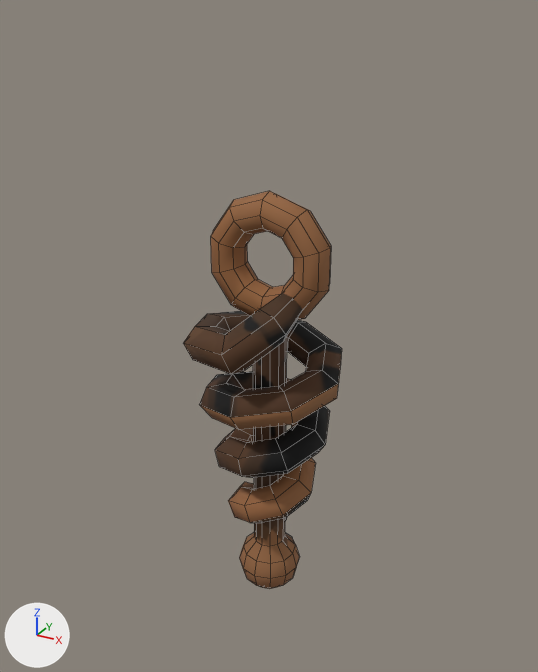
The FBX model MegaPouleUnity/Assets/Models/Ennemis/Debris_Ressort.FBX: old version first, new version second.
Before and after are seen from a 50 mm lens placed at (0.883, -1.579, 1.014), pointed at (-0.014, 0.051, 0.199). Arrows for +X, +Y and +Z are at lower left; the lights stay in place. Mesh edges are drawn as thin lines.

In view in the first picture: 'Ressort'.
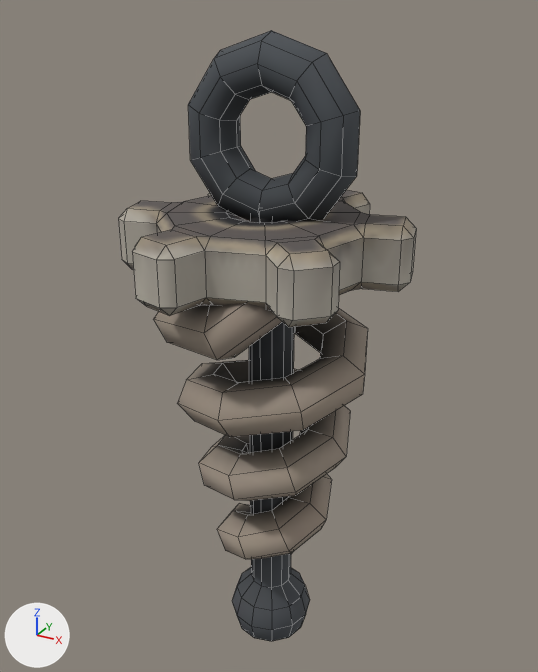
The change, as a diff of the scene's bpy script:
```diff
--- a/MegaPouleUnity/Assets/Models/Ennemis/Debris_Ressort.FBX.py
+++ b/MegaPouleUnity/Assets/Models/Ennemis/Debris_Ressort.FBX.py
@@ me_mesh @@
 # used by ob_ressort; location = (0.0, 0.0, 0.0)
-me_mesh.from_pydata(...)  # 351 vertices, 344 faces; spans x -0.215..0.215, y -0.224..0.224, z -0.607..0.607
+me_mesh.from_pydata(...)  # 521 vertices, 548 faces; spans x -0.368..0.368, y -0.368..0.368, z -0.807..0.97
+# me_mesh part 1: a new loose piece, a torus around y (ring radius 0.167, tube radius 0.066) spanning x -0.207..0.236, y -0.054..0.078, z 0.504..0.97, in mat_elements_1 (picture img_elements_1_png)
+# me_mesh part 2: the loose piece of 198 vertices spanning x -0.215..0.215, y -0.224..0.224, z -0.446..0.366 is scaled about the mesh origin by 1.33
+# me_mesh part 3: the loose piece of 73 vertices spanning x -0.081..0.103, y -0.083..0.101, z -0.607..0.312 is rebuilt with 73 vertices and now spans x -0.107..0.137, y -0.11..0.134, z -0.807..0.578
+# me_mesh part 4: a new loose piece of 170 vertices spanning x -0.368..0.368, y -0.368..0.368, z 0.392..0.554, in mat_elements_1 (picture img_elements_1_png)
+# me_mesh part 5
+# 80 vertices are removed from x -0.156..0.178, y -0.041..0.059, z 0.256..0.607
+# 80 faces are deleted
 me_mesh.materials.append(mat_elements_1)
```

Where the change shows, as pixel boxes [x1, y1, x2, y2] in the pictures (538 x 672 px; the box of a moved part takes in the faces that stretch with it):
'Ressort', reshaped (87% wider, 53% taller)
    before: [183, 191, 342, 589]
    after: [118, 30, 416, 641]
part 1 of me_mesh, added
    after: [188, 30, 360, 222]
part 2 of me_mesh, moved or reshaped
    before: [183, 293, 342, 523]
    after: [154, 303, 368, 559]
part 3 of me_mesh, rebuilt
    before: [239, 337, 300, 589]
    after: [232, 217, 310, 641]
part 4 of me_mesh, added
    after: [118, 189, 416, 327]
part 5 of me_mesh, deleted (brown)
    before: [211, 191, 331, 320]
